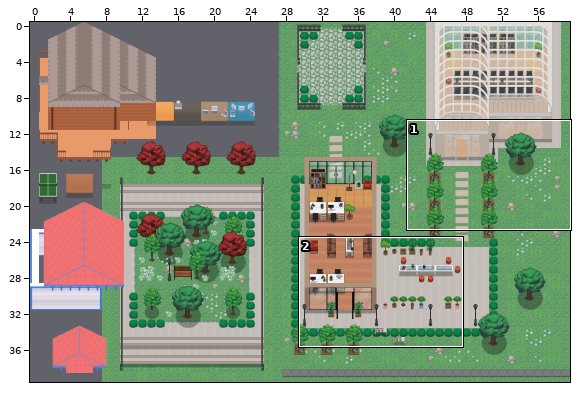
Tiled map (JSON) -- map.tmj. The first picture is a wide view before the edit; the outline marks the close-up.
Close-up. Earlier state:
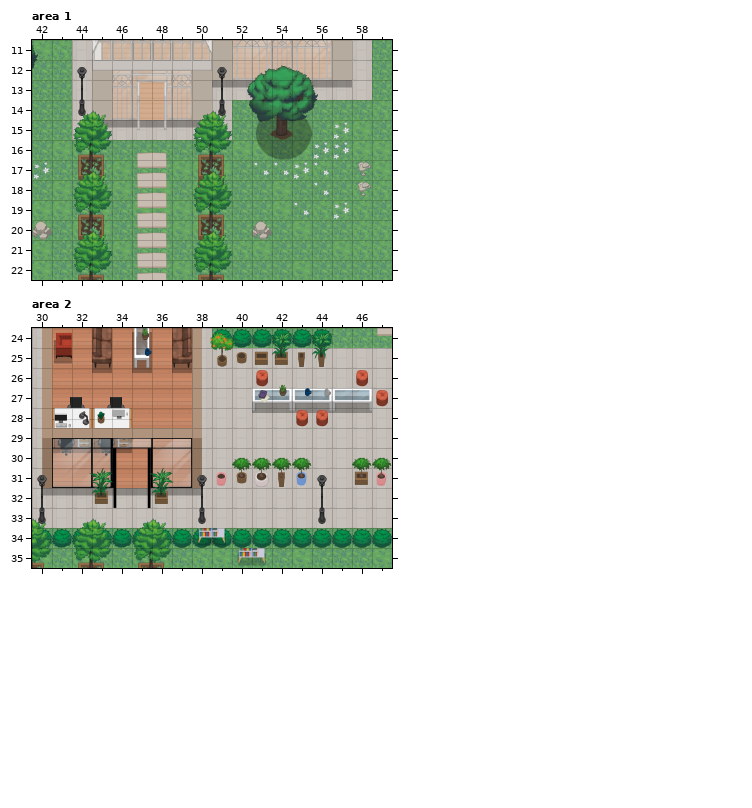
Cells are 32x32 px. Shown: area 1 x 42..59, y 11..22; area 2 x 30..47, y 24..35. The commit also changed other parts of the map, which this record leaves out.
After:
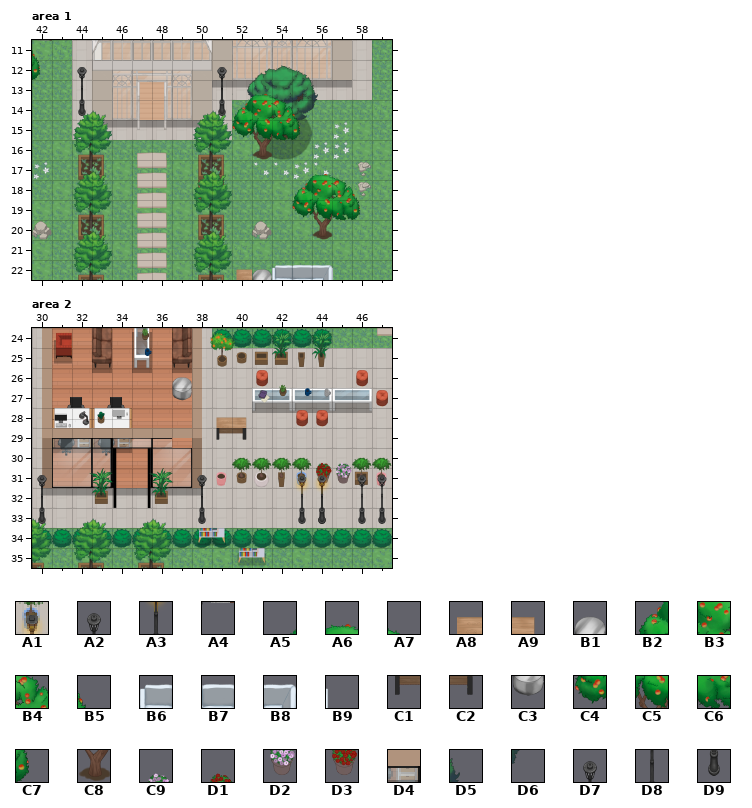
Key: from "ORGA_AssetVillage_Alizée_1": A1 1472, A2 1473, A3 1536, A4 1803, A5 2344, A6 2345, A7 2346, A8 2390, A9 2391, B1 2392, B2 2408, B3 2409, B4 2410, B5 2411, B6 2446, B7 2447, B8 2449, B9 2450, C1 2454, C2 2455, C3 2456, C4 2472, C5 2473, C6 2474, C7 2475, C8 2537, C9 2666, D1 2667, D2 2730, D3 2731; from "TEST_AssetVillage": D4 588, D5 1287, D6 1351, D7 2050, D8 2114, D9 2178.
__ is an empty cell.
See-through tiles are keyed as they look on the map.
Changes in this commit:
Layer "Fourniture 1", area 1:
The author changed tile D5 to tile A4 in row 11 at x 42.
Tile D6 is removed in row 12 at x 42.
Layer "Furniture 2", area 1:
Tile A5 now appears in row 17 at x 55.
Tile A6 now appears in row 17 at x 56.
Tile A7 now appears in row 17 at x 57.
Tile A8 now appears in row 22 at x 52.
Tile B1 now appears in row 22 at x 53.
Tile B2 now appears in row 18 at x 55.
Tile B3 now appears in row 18 at x 56.
Tile B4 now appears in row 18 at x 57.
Tile B5 now appears in row 11 at x 42; in row 18 at x 58.
Tile B6 now appears in row 22 at x 54.
Tile B7 now appears in row 22 at x 55.
Tile B8 now appears in row 22 at x 56.
Tile B9 now appears in row 22 at x 57.
Tile C4 now appears in row 19 at x 55.
Tile C5 now appears in row 19 at x 56.
Tile C6 now appears in row 19 at x 57.
Tile C7 now appears in row 12 at x 42; in row 19 at x 58.
Tile C8 now appears in row 20 at x 56.
Layer "Roof", area 1:
Tile A5 now appears in row 13 at x 52.
Tile A6 now appears in row 13 at x 53.
Tile A7 now appears in row 13 at x 54.
Tile B2 now appears in row 14 at x 52.
Tile B3 now appears in row 14 at x 53.
Tile B4 now appears in row 14 at x 54.
Tile B5 now appears in row 14 at x 55.
Tile C4 now appears in row 15 at x 52.
Tile C5 now appears in row 15 at x 53.
Tile C6 now appears in row 15 at x 54.
Tile C7 now appears in row 15 at x 55.
Tile C8 now appears in row 16 at x 53.
Layer "Furniture 2", area 2:
Tile A8 now appears in row 28 at x 39.
Tile A9 now appears in row 28 at x 40.
Tile B1 now appears in row 26 at x 37.
Tile C1 now appears in row 29 at x 39.
Tile C2 now appears in row 29 at x 40.
Tile C3 now appears in row 27 at x 37.
Tile C9 now appears in row 30 at x 45.
Tile D1 now appears in row 30 at x 44.
Tile D2 now appears in row 31 at x 45.
Tile D3 now appears in row 31 at x 44.
Layer "above", area 2:
The author changed tile D7 to tile A1 in row 31 at x 44.
Tile A1 now appears in row 31 at x 43.
Tile A2 now appears in row 31 at x 46 to 47.
The author changed tile D8 to tile A3 in row 32 at x 44.
Tile A3 now appears in row 32 at x 43.
Tile D8 now appears in row 32 at x 46 to 47.
Tile D9 now appears in row 33 at x 43 to 44 and 46 to 47.
Tile D4 is removed in row 29 at x 37.
